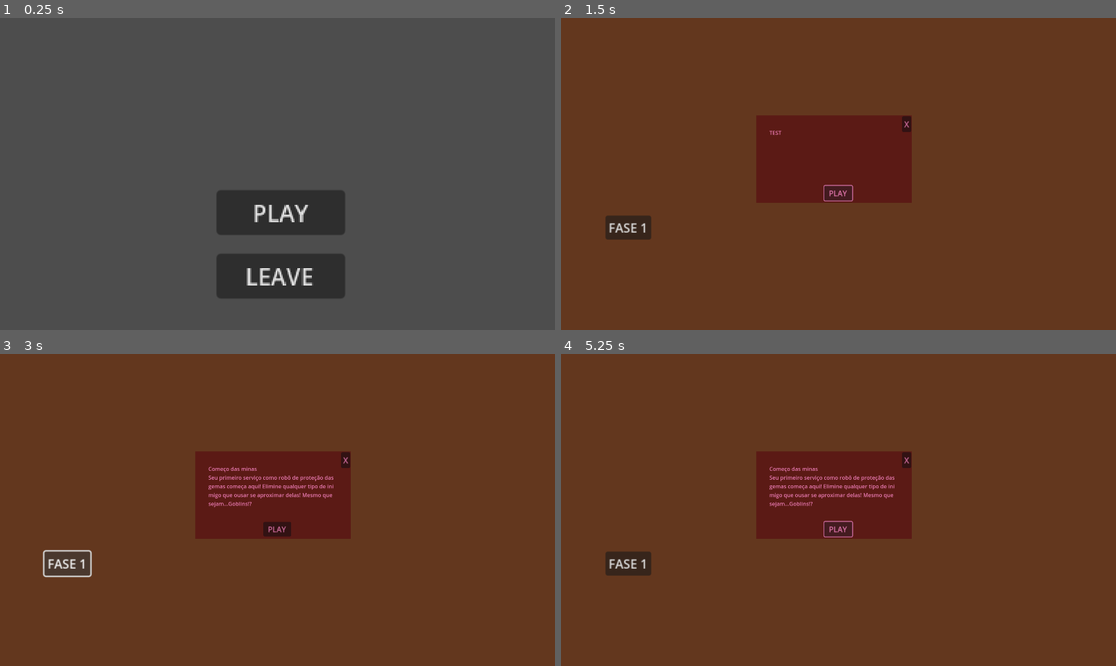
Above: before the commit, frames 1-4 (two rows, left to right).
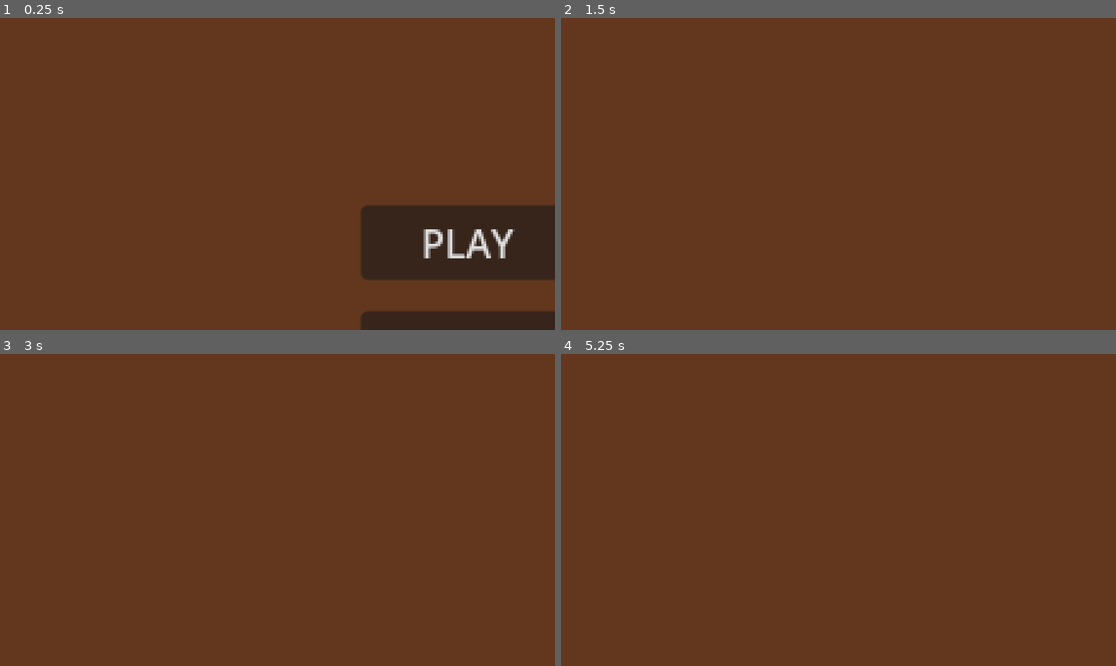
Above: after the commit, the same moments.

Repository: AnaVSSCaldeira/Protect-the-gems
Game: Godot game, scene res://Scenes/Main menu/main_menu.tscn
Same seed, same stepped clock (60 frames per second), same inputs: the game is played once before the commit and once after it.
Inputs (mouse positions are in pixels of both pictures, inside the frame that each line leads up to):
- Up to frame 1 (0.25 s): no input
- Up to frame 2 (1.5 s): click "PLAY" at 0.5 s; click (838, 192) at 1.25 s, where only the run before the commit has a clickable "PLAY"
- Up to frame 3 (3 s): click (277, 528) at 2 s, where only the run before the commit has a clickable "PLAY"; click (66, 563) at 2.75 s, where only the run before the commit has a clickable "FASE 1"
- Up to frame 4 (5.25 s): click (627, 563) at 3.5 s, where only the run before the commit has a clickable "FASE 1"; click (627, 563) at 4.25 s, where only the run before the commit has a clickable "FASE 1"; click (838, 528) at 5 s, where only the run before the commit has a clickable "PLAY"

The runs differ from the first frame. In frame 1, 100% of the frame differs, in the area x 0-100%, y 0-100%; in frame 2, 8.4%; in frame 3, 8.4%; in frame 4, 8.3%.

Commit message:
Add enemy

Diff:
--- /dev/null
+++ b/protect-the-gems/Scenes/Game/Scenes/Level_1.tscn
@@ -0,0 +1,7 @@
+[gd_scene load_steps=2 format=3 uid="uid://cbyx5qfnymici"]
+
+[ext_resource type="PackedScene" uid="uid://bown23rvnfc4g" path="res://Scenes/Game/Scenes/enemy_1.tscn" id="1_oydid"]
+
+[node name="Level1" type="Node2D"]
+
+[node name="Enemy_1" parent="." instance=ExtResource("1_oydid")]
--- /dev/null
+++ b/protect-the-gems/Scenes/Game/Scenes/enemy_1.tscn
@@ -0,0 +1,29 @@
+[gd_scene load_steps=4 format=3 uid="uid://bown23rvnfc4g"]
+
+[ext_resource type="Script" uid="uid://5375qxkes1m6" path="res://Scenes/Game/Scripts/enemy_1.gd" id="1_nis3v"]
+[ext_resource type="Texture2D" uid="uid://cvo7smmjpgmov" path="res://icon.svg" id="1_suyoc"]
+
+[sub_resource type="CircleShape2D" id="CircleShape2D_nis3v"]
+radius = 60.0083
+
+[node name="Enemy_1" type="CharacterBody2D"]
+light_mask = 2
+visibility_layer = 3
+script = ExtResource("1_nis3v")
+
+[node name="Sprite2D" type="Sprite2D" parent="."]
+position = Vector2(561, 281)
+texture = ExtResource("1_suyoc")
+
+[node name="CollisionShape2D" type="CollisionShape2D" parent="."]
+position = Vector2(562, 280)
+shape = SubResource("CircleShape2D_nis3v")
+
+[node name="NavigationAgent2D" type="NavigationAgent2D" parent="."]
+debug_enabled = true
+
+[node name="Timer" type="Timer" parent="."]
+wait_time = 0.3
+autostart = true
+
+[connection signal="timeout" from="Timer" to="." method="_on_timer_timeout"]
--- /dev/null
+++ b/protect-the-gems/Scenes/Game/Scripts/enemy_1.gd
@@ -0,0 +1,17 @@
+extends CharacterBody2D
+
+const speed = 50
+# @export var gem: XXX
+@onready var nav_agent = $NavigationAgent2D
+
+func _physics_process(_delta):
+    var dir = to_local(nav_agent.get_next_path_position()).normalized()
+    velocity = dir * speed
+    move_and_slide()
+
+func make_path():
+    # nav_agent.target_position = gem.global_position
+    pass
+
+func _on_timer_timeout():
+    make_path()
--- a/protect-the-gems/Scenes/Level Selector/level_select.tscn
+++ b/protect-the-gems/Scenes/Level Selector/level_select.tscn
@@ -20,6 +20,7 @@
 metadata/_edit_use_anchors_ = true
 
 [node name="Level_desc" type="Sprite2D" parent="."]
+visible = false
 modulate = Color(0.916529, 0.478794, 0.69773, 1)
 position = Vector2(945, 489)
 scale = Vector2(0.28, 0.28)
@@ -52,4 +53,5 @@
 text = "X"
 
 [connection signal="pressed" from="Map/Lvl_1" to="." method="_on_lvl_1_pressed"]
+[connection signal="pressed" from="Level_desc/Play" to="." method="_on_play_pressed"]
 [connection signal="pressed" from="Level_desc/Close" to="." method="_on_close_pressed"]
--- a/protect-the-gems/Scenes/Level Selector/scripts/level_select.gd
+++ b/protect-the-gems/Scenes/Level Selector/scripts/level_select.gd
@@ -22,3 +22,6 @@
 
 func _on_close_pressed():
 	lvl_desc.visible = false
+
+func _on_play_pressed():
+	get_tree().change_scene_to_file("res://Scenes/Game/Scenes/Level_1.tscn")
--- a/protect-the-gems/Scenes/Main menu/main_menu.tscn
+++ b/protect-the-gems/Scenes/Main menu/main_menu.tscn
@@ -1,22 +1,21 @@
 [gd_scene load_steps=3 format=3 uid="uid://dyk5yo4e1q0fw"]
 
-[ext_resource type="Script" path="res://Scenes/Main menu/Scripts/menu.gd" id="1_ashir"]
-
-[sub_resource type="ImageTexture" id="ImageTexture_f87t7"]
+[ext_resource type="Script" uid="uid://ds86ei2wyciu8" path="res://Scenes/Main menu/Scripts/menu.gd" id="1_ashir"]
+[ext_resource type="Texture2D" uid="uid://8ldi2nvt4qpq" path="res://Scenes/Main menu/Images/fundo.png" id="2_dwidd"]
 
 [node name="Main_Menu" type="Node2D"]
 script = ExtResource("1_ashir")
 
-[node name="Sprite2D" type="Sprite2D" parent="."]
-scale = Vector2(1920, 1080)
-texture = SubResource("ImageTexture_f87t7")
+[node name="BG" type="Sprite2D" parent="."]
+position = Vector2(960, 540)
+texture = ExtResource("2_dwidd")
 
 [node name="VBoxContainer" type="VBoxContainer" parent="."]
 texture_filter = 1
 offset_left = 749.0
-offset_top = 596.0
+offset_top = 389.0
 offset_right = 838.0
-offset_bottom = 675.0
+offset_bottom = 468.0
 scale = Vector2(5, 5)
 size_flags_horizontal = 4
 size_flags_vertical = 4
--- a/protect-the-gems/project.godot
+++ b/protect-the-gems/project.godot
@@ -12,10 +12,5 @@
 
 config/name="Protect the Gems"
 run/main_scene="res://Scenes/Main menu/main_menu.tscn"
-config/features=PackedStringArray("4.3", "Forward Plus")
+config/features=PackedStringArray("4.4", "Forward Plus")
 config/icon="res://icon.svg"
-
-[display]
-
-window/size/viewport_width=1920
-window/size/viewport_height=1080
Not shown, added: protect-the-gems/Scenes/Game/Scripts/enemy_1.gd.uid
Not shown: 1 places in protect-the-gems/Scenes/Level Selector/level_select.tscn that only renumber resources
Not shown, added: protect-the-gems/Scenes/Level Selector/scripts/level_select.gd.uid
Not shown, added: protect-the-gems/Scenes/Main menu/Scripts/menu.gd.uid
